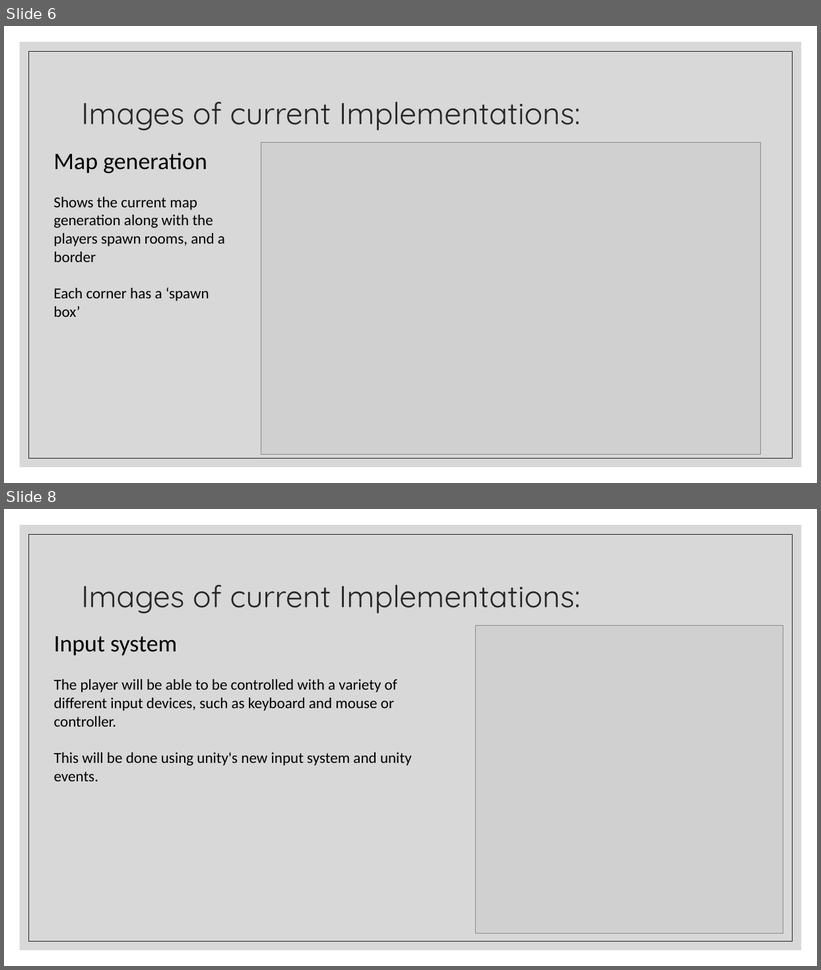
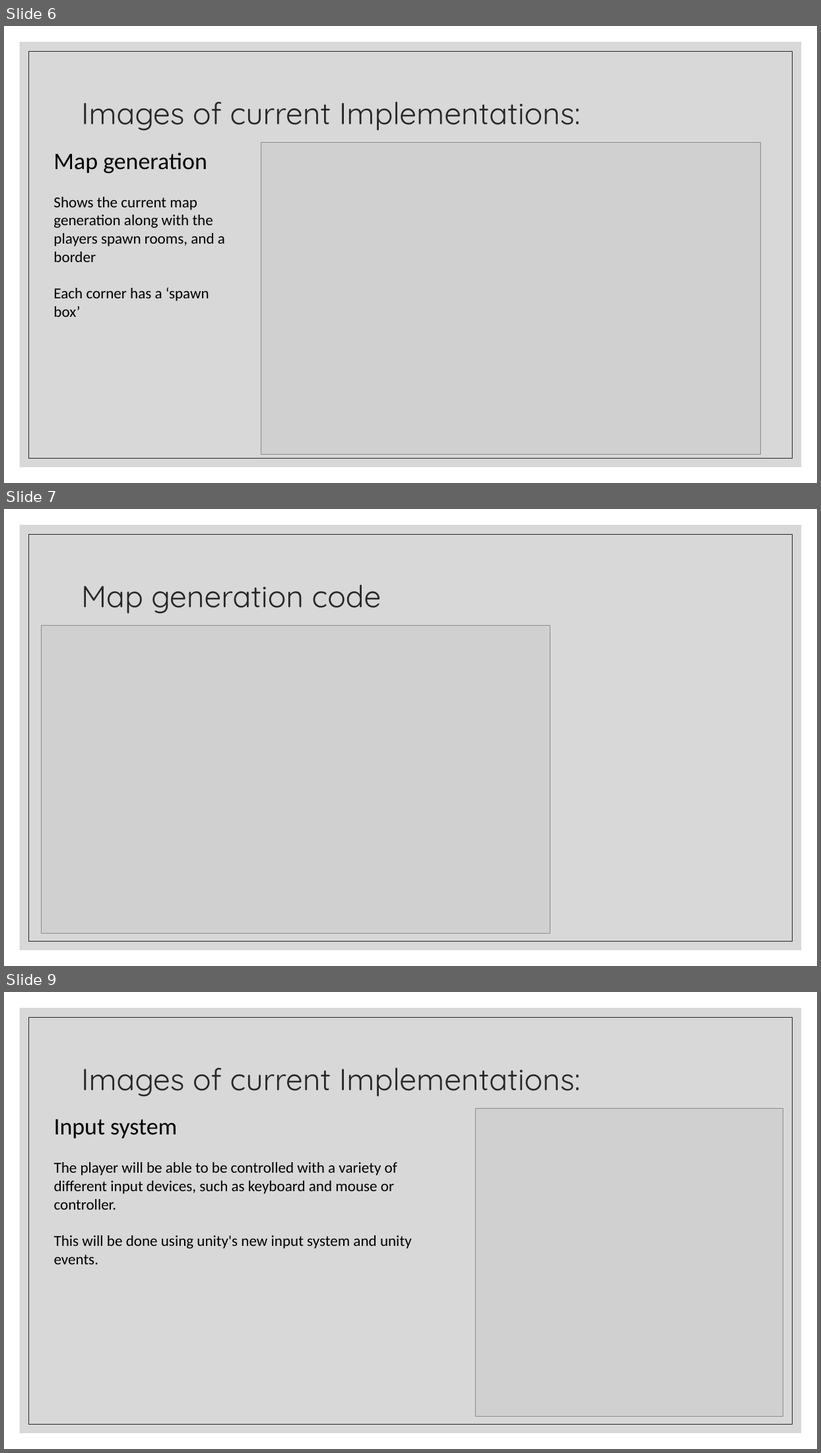
Before and after one commit to AndrewGreenslade/Cavebound, a slide deck: Documents/Cavebound presentation - fyp.pptx. Shown one above the other, each under a label of ours: slides 6 and 8 before the commit, slides 6, 7 and 9 after it; the slides between them are not shown. The pictures are 821x970 and 821x1453 pixels, drawn with LibreOffice and Linux fonts; fonts in the diff are those of the drawing; grey boxes stand for pictures. Boxes give left, top, right and bottom in pixels: in the first picture for what was removed or moved away, otherwise in the second. Text is boxed around its words. In the diff, an @@ line names an element or a change of style, - is before the commit and + after.

```diff
--- a/Documents/Cavebound presentation - fyp.pptx
+++ b/Documents/Cavebound presentation - fyp.pptx
@@ slide 7 added at (4,509,817,966), background #FFFFFF; not listed: 2 template elements that a slide beside it also shows @@
@@ title added at (81,585,382,614), 36 pt, text #262626 @@
+Map generation code
@@ picture added at (41,626,550,934) @@
@@ what was slide 8 is now slide 9 @@
```
Also in this commit, not shown: 2 slides changed, 1 other slide added.
